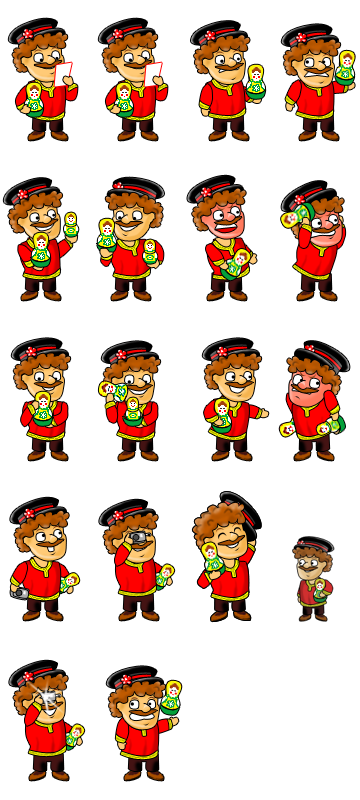
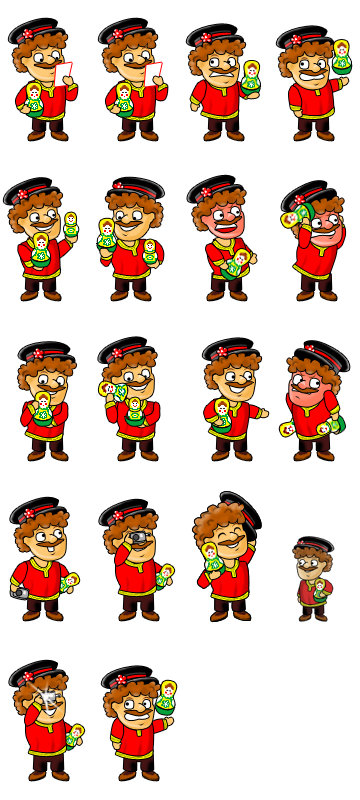
Revision of a layered (360, 800) image; what changed, layer by layer:
painted on "Слой 47" over [10, 20, 356, 782]
